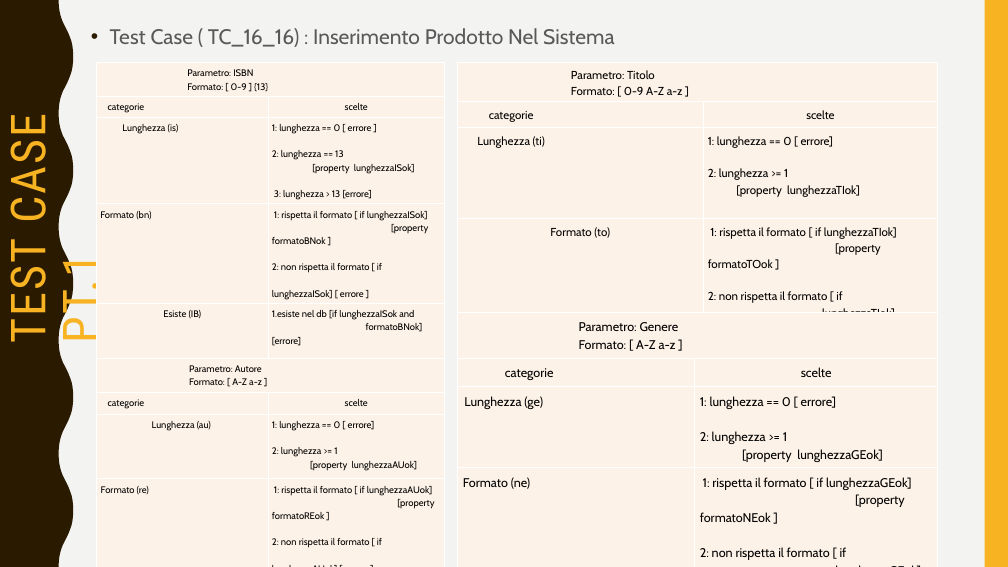
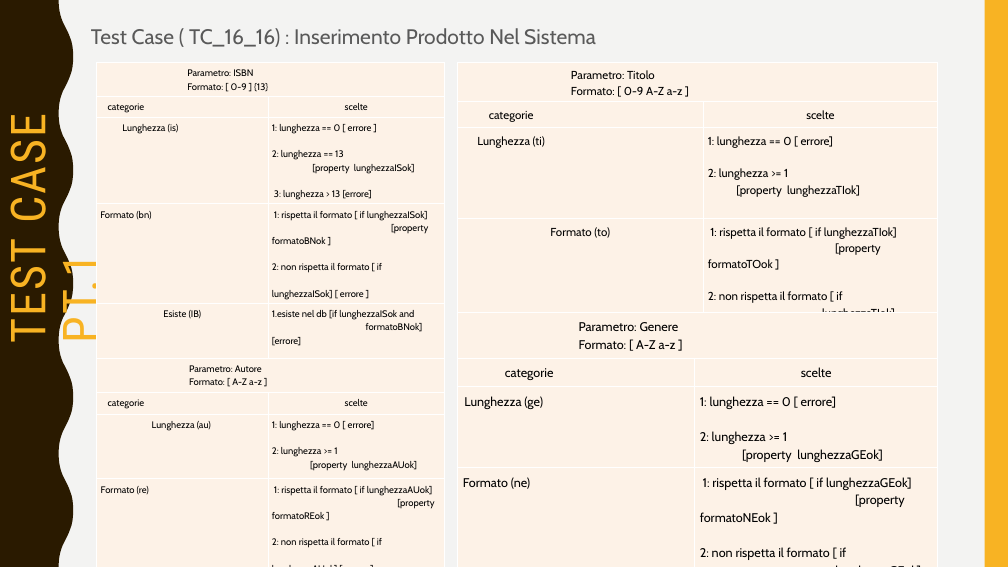
Before and after one commit to sfarina12/NC_05, a slide deck: slide 11 of Presentazione_Prima consegna/presentazione PrimaConsegna.pptx (slide 14 before the commit). Drawn at 1008x567 pixels with LibreOffice and Linux fonts; fonts in the diff are those of the drawing. Boxes give left, top, right and bottom in pixels: in the first picture for what was removed or moved away, otherwise in the second. Text is boxed around its words. In the diff, an @@ line names an element or a change of style, - is before the commit and + after.

```diff
--- a/Presentazione_Prima consegna/presentazione PrimaConsegna.pptx
+++ b/Presentazione_Prima consegna/presentazione PrimaConsegna.pptx
@@ text "Test Case ( TC_16_16) : ..." at (91, 28, 596, 47): bullet • to none @@
```
Also in this commit, not shown: 6 other slides changed, 1 slide added, 1 slide removed, 1 other file.
